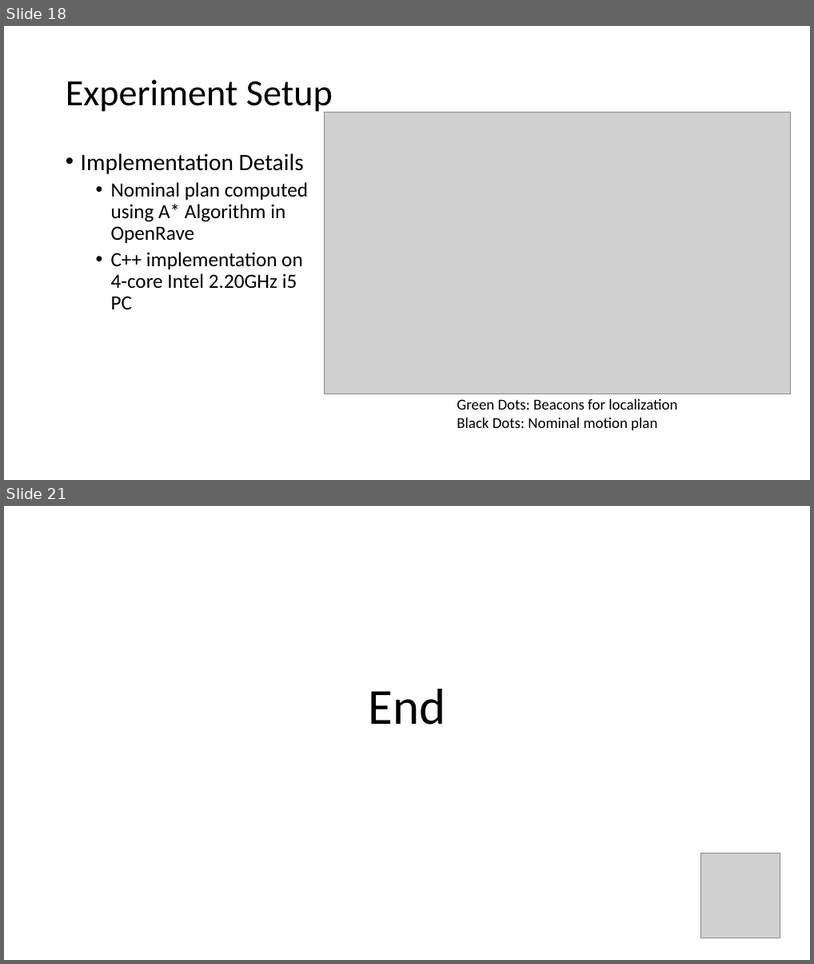
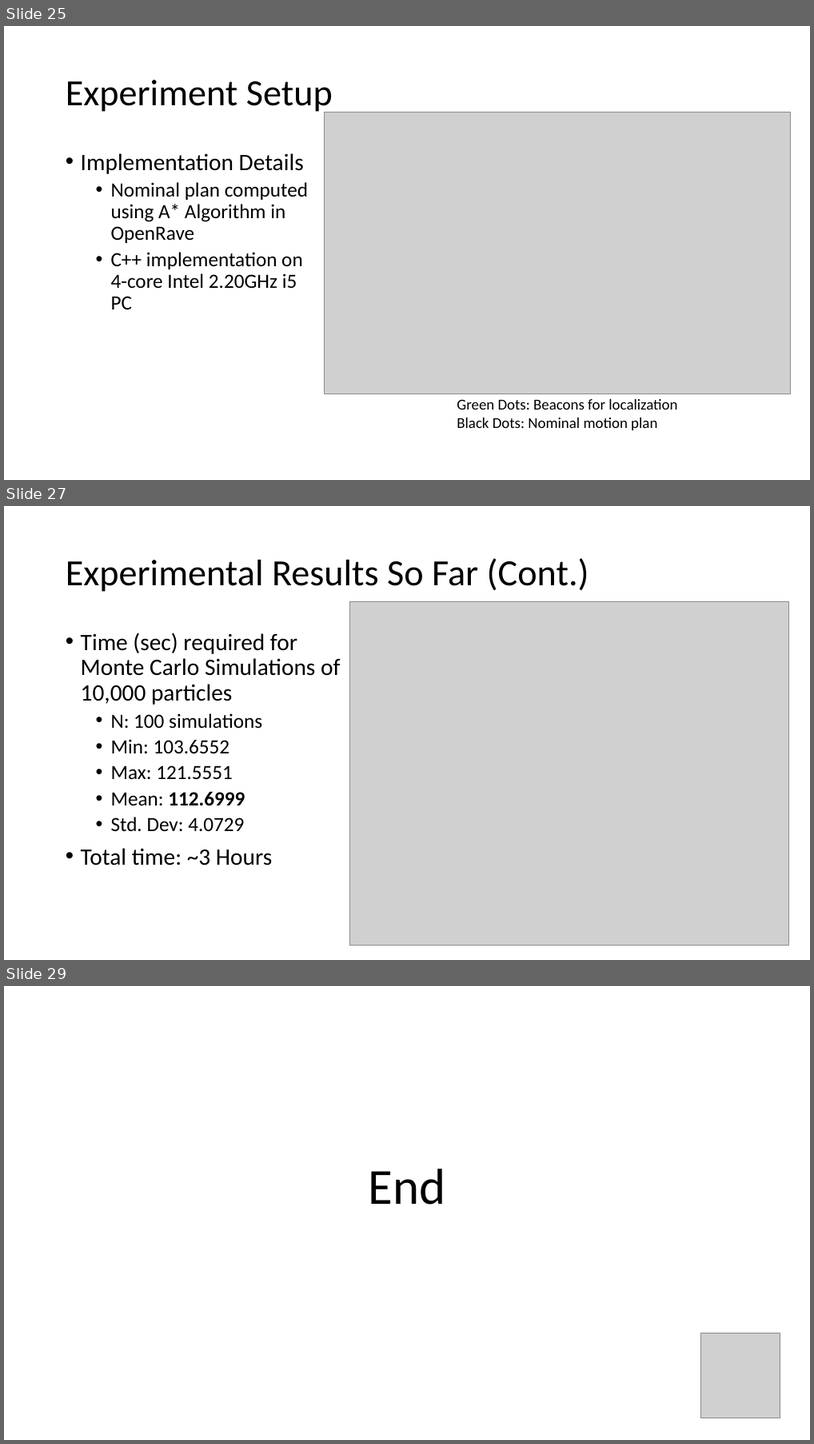
Before and after one commit to ajaayc/Probability-of-Collision-for-Safe-Planning, a slide deck: presentation_4.16.18/presentation_4.16.pptx. Shown one above the other, each under a label of ours: slides 18 and 21 before the commit, slides 25, 27 and 29 after it; the slides between them are not shown. The pictures are 814x964 and 814x1444 pixels, drawn with LibreOffice and Linux fonts; fonts in the diff are those of the drawing; grey boxes stand for pictures. Boxes give left, top, right and bottom in pixels: in the first picture for what was removed or moved away, otherwise in the second. Text is boxed around its words. In the diff, an @@ line names an element or a change of style, - is before the commit and + after.

```diff
--- a/presentation_4.16.18/presentation_4.16.pptx
+++ b/presentation_4.16.18/presentation_4.16.pptx
@@ slide 27 added at (4, 506, 810, 960), background #FFFFFF @@
@@ title added at (66, 558, 590, 592), 44 pt, text #000000 @@
+Experimental Results So Far (Cont.)
@@ picture added at (350, 601, 790, 945) @@
@@ text added at (81, 632, 340, 865), 28 pt, text #000000 @@
+• Time (sec) required for Monte Carlo Simulations of 10,000 particles
+  • N: 100 simulations
+  • Min: 103.6552
+  • Max: 121.5551
+  • Mean: 112.6999
+  • Std. Dev: 4.0729
+• Total time: ~3 Hours
@@ what was slide 18 is now slide 25 @@
@@ what was slide 21 is now slide 29 @@
```
Also in this commit, not shown: 13 slides changed, 8 other slides added, 42 slides removed, 5 other files.
